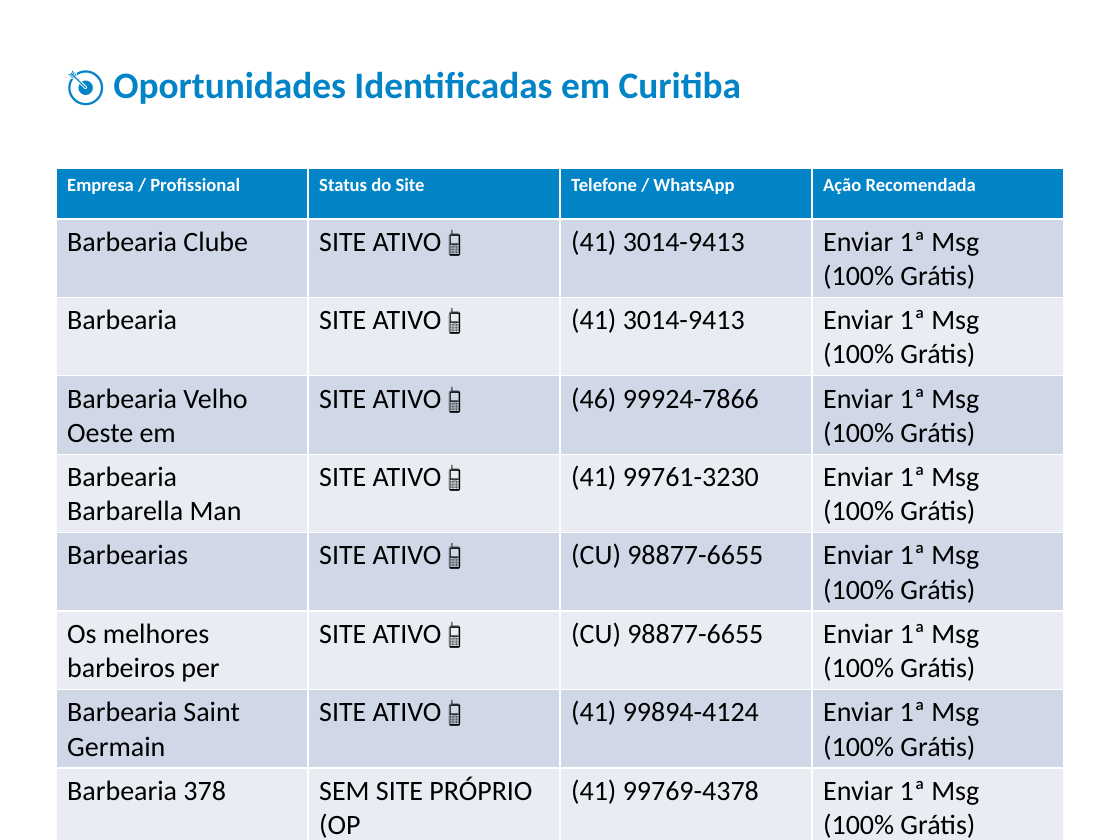
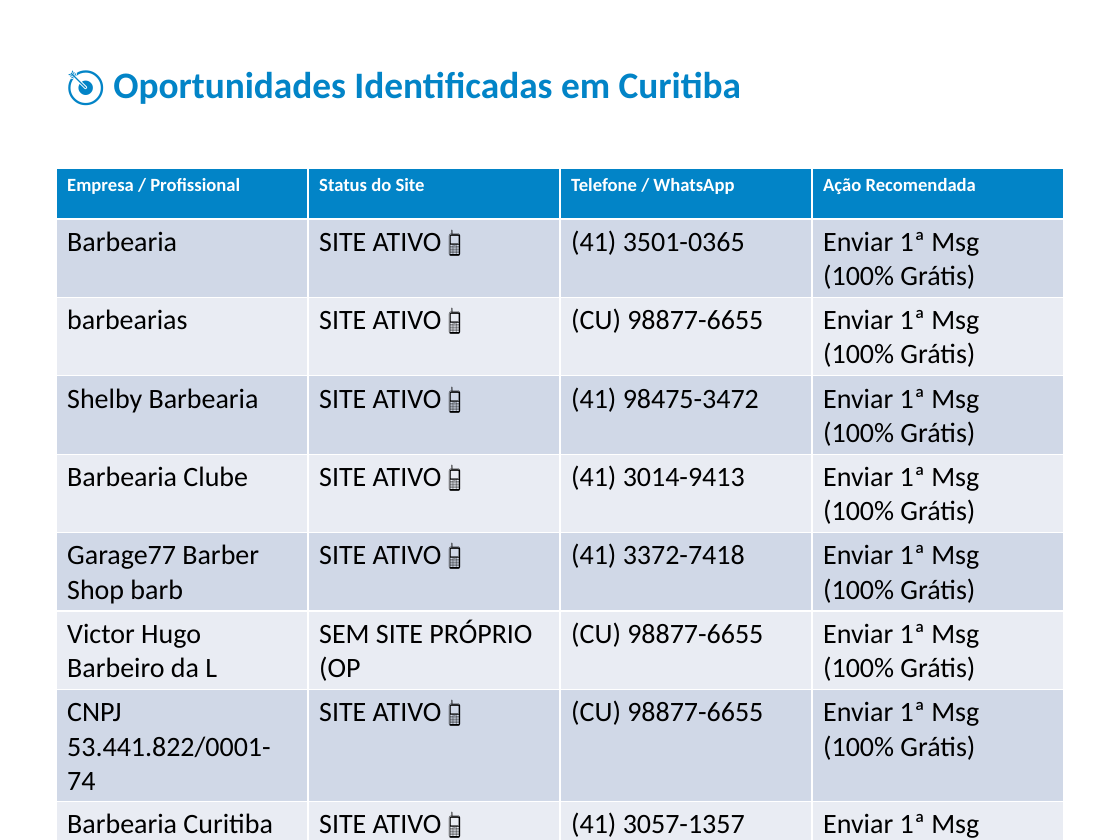
Before and after one commit to jaop2158-sketch/webfy-leads, a slide deck: slide 2 of relatorio_barbearia_curitiba.pptx. Drawn at 1120x840 pixels with LibreOffice and Linux fonts; fonts in the diff are those of the drawing. Boxes give left, top, right and bottom in pixels: in the first picture for what was removed or moved away, otherwise in the second. Text is boxed around its words. In the diff, an @@ line names an element or a change of style, - is before the commit and + after.

```diff
--- a/relatorio_barbearia_curitiba.pptx
+++ b/relatorio_barbearia_curitiba.pptx
@@ table at (56,168,1064,840) @@
+row 2: Barbearia | SITE ATIVO 📱 | (41) 3501-0365 | Enviar 1ª Msg (100% Grátis)
+row 3: barbearias | SITE ATIVO 📱 | (CU) 98877-6655 | Enviar 1ª Msg (100% Grátis)
+row 4: Shelby Barbearia | SITE ATIVO 📱 | (41) 98475-3472 | Enviar 1ª Msg (100% Grátis)
-row 6, column 1: Barbearia
+row 6, column 1: Garage77 Barber Shop barb
-row 6, column 3: (41) 3014-9413
+row 6, column 3: (41) 3372-7418
-row 4: Barbearia Velho Oeste em | SITE ATIVO 📱 | (46) 99924-7866 | Enviar 1ª Msg (100% Grátis)
+row 7: Victor Hugo Barbeiro da L | SEM SITE PRÓPRIO (OP | (CU) 98877-6655 | Enviar 1ª Msg (100% Grátis)
-row 8, column 1: Barbearia Barbarella Man
+row 8, column 1: CNPJ 53.441.822/0001-74
-row 8, column 3: (41) 99761-3230
+row 8, column 3: (CU) 98877-6655
-row 9, column 1: Barbearias
+row 9, column 1: Barbearia Curitiba em Ort
-row 9, column 3: (CU) 98877-6655
+row 9, column 3: (41) 3057-1357
-row 10, column 1: Os melhores barbeiros per
+row 10, column 1: Barbearia Curitiba Oficia
-row 9: Barbearia 378 | SEM SITE PRÓPRIO (OP | (41) 99769-4378 | Enviar 1ª Msg (100% Grátis)
-row 10: Porto | SITE ATIVO 📱 | (41) 99979-3362 | Enviar 1ª Msg (100% Grátis)
-row 11: BARBER TOWN | SITE ATIVO 📱 | (CU) 98877-6655 | Enviar 1ª Msg (100% Grátis)
```
Also in this commit, not shown: 6 other files.
